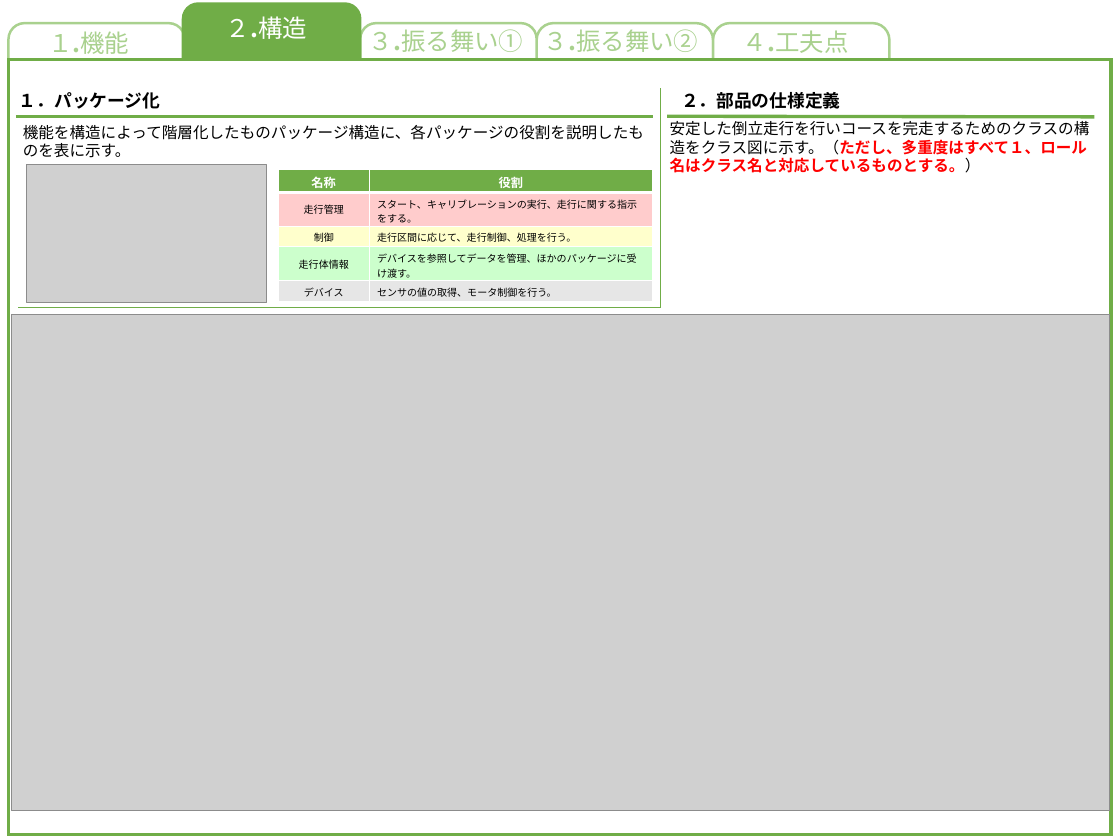
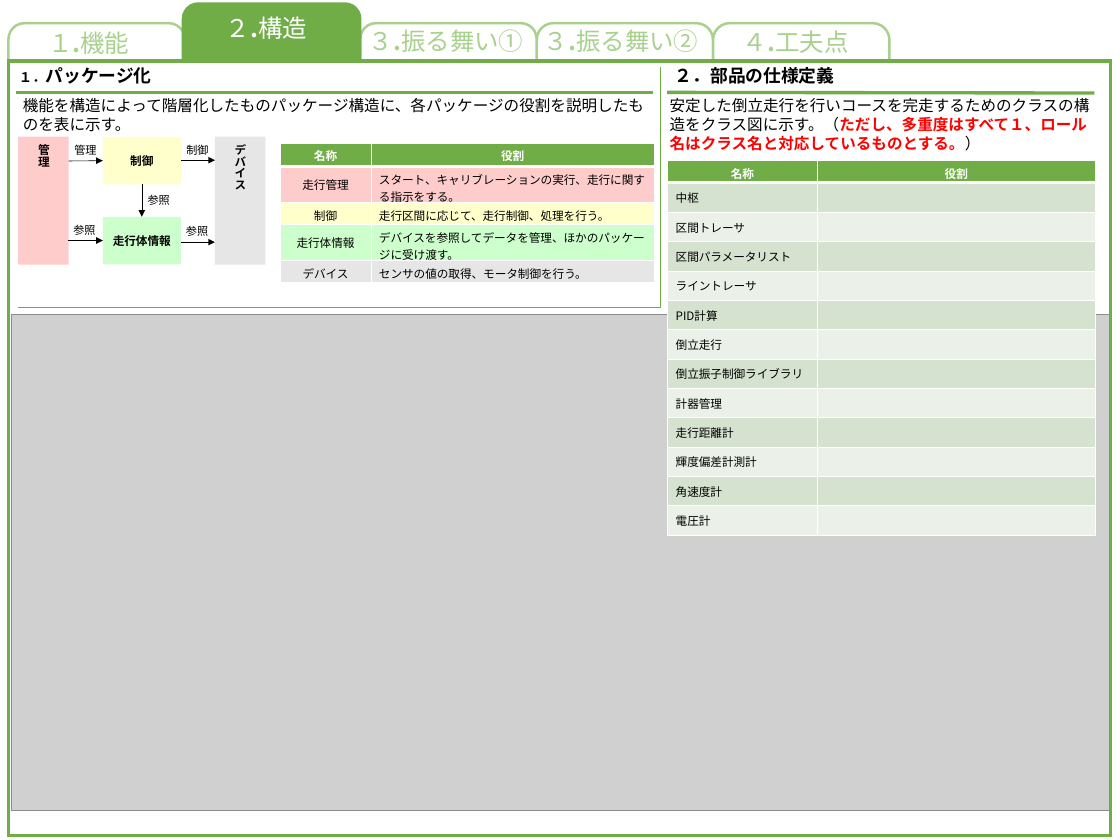
Before and after one commit to akita-lab-2019/model, a slide deck: slide 2 of model_file_template_primary.pptx (slide 3 before the commit). Drawn at 1120x840 pixels with LibreOffice and Linux fonts; fonts in the diff are those of the drawing; grey boxes stand for pictures. Boxes give left, top, right and bottom in pixels: in the first picture for what was removed or moved away, otherwise in the second. Text is boxed around its words. In the diff, an @@ line names an element or a change of style, - is before the commit and + after.

Commit message:
update: パッケージ構造を修正、クラスの役割の表を追加、表を入れるときの約束事を追加

```diff
--- a/model_file_template_primary.pptx
+++ b/model_file_template_primary.pptx
@@ text "１．パッケージ化" at (x1=19, y1=67, x2=152, y2=84): size 16 to 12 pt in "１．パッケージ化"; font Noto Sans CJK JP to Arial @@
@@ line moved from (661, 89) - (661, 308) to (661, 67) - (661, 308) @@
@@ text "２．部品の仕様定義" moved from (x1=681, y1=92, x2=840, y2=109) to (x1=675, y1=67, x2=834, y2=84) @@
@@ text "安定した倒立走行を行いコースを完走するためのクラスの構造をクラス図に示す。（ただし、多重度はすべて１、ロール名はクラス名 ..." moved from (x1=670, y1=118, x2=1090, y2=173) to (x1=670, y1=98, x2=1090, y2=151) @@
@@ 2 texts, 2 lines moved together from (x1=16, y1=92, x2=1094, y2=158) to (x1=16, y1=67, x2=1094, y2=132) @@
@@ group added at (x1=18, y1=137, x2=266, y2=265): 5 arrows, 5 texts, 4 rectangles @@
+管理
+デバイス
+走行体情報
+制御
+管理
+参照
+参照
+参照
+制御
@@ table at (x1=280, y1=143, x2=654, y2=283) @@
@@ size 11 to 10.5 pt in "名称", "役割" @@
@@ size 9 to 10.5 pt, font Times New Roman to Noto Sans CJK JP @@
@@ table resized from (x1=278, y1=170, x2=653, y2=302) to (x1=280, y1=143, x2=654, y2=283) @@
@@ picture removed at (x1=26, y1=164, x2=266, y2=302) @@
@@ table added at (x1=668, y1=161, x2=1096, y2=567), 13 rows, 2 columns @@
+名称 | 役割
+中枢 | 
+区間トレーサ | 
+区間パラメータリスト | 
+ライントレーサ | 
+PID計算 | 
+倒立走行 | 
+倒立振子制御ライブラリ | 
+計器管理 | 
+走行距離計 | 
+輝度偏差計測計 | 
+角速度計 | 
+電圧計 | 
```
Also in this commit, not shown: 1 slide removed, 1 other file.
